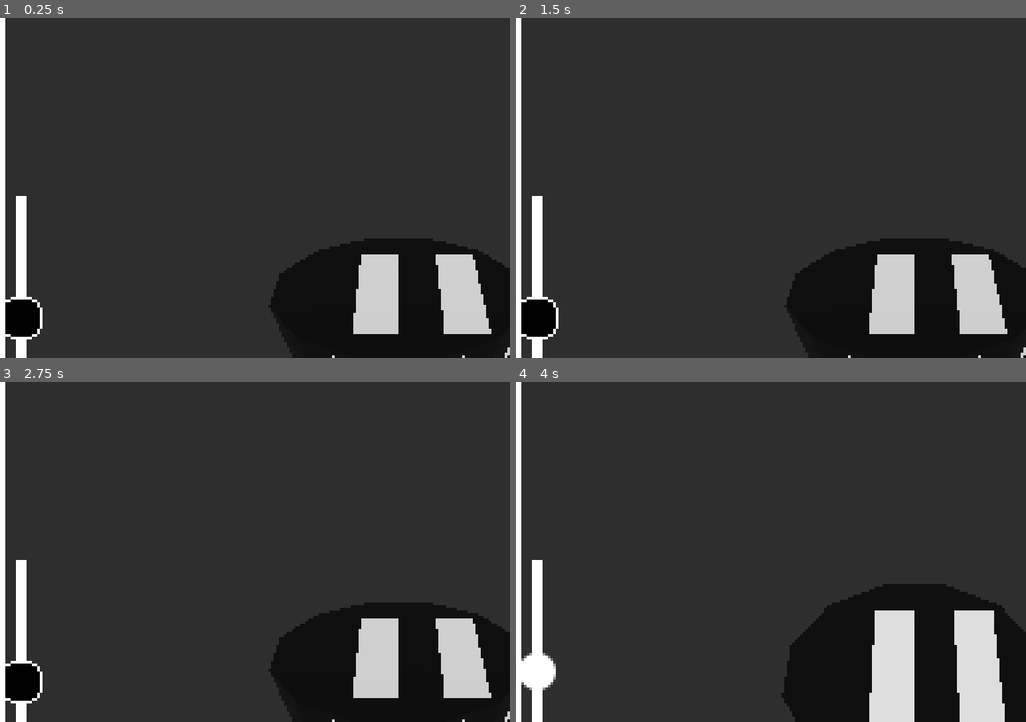
Above: before the commit, frames 1-4 (two rows, left to right).
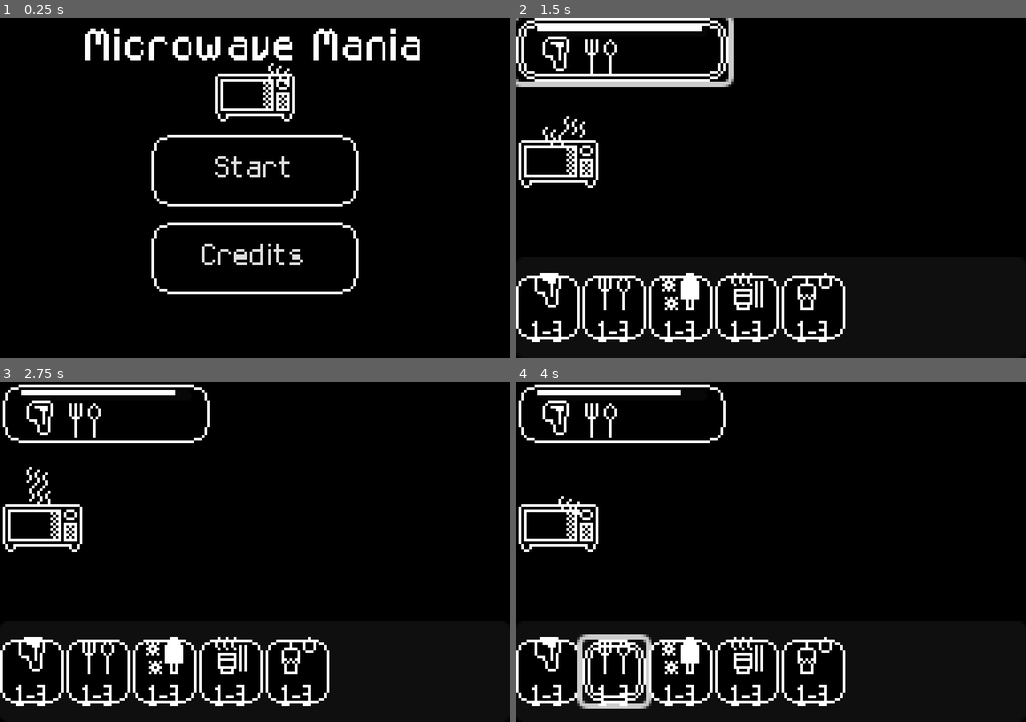
Above: after the commit, the same moments.

Repository: SpntKbrg/microwave-game
Game: Godot game, scene res://scenes/release/main_menu.tscn
Two runs of this game, one before a commit and one after it. Both use one fixed random seed, a clock stepped at 60 frames per second and the inputs below. Before the commit the project starts from res://scenes/game_scene.tscn.
Inputs (mouse positions are in pixels of both pictures, inside the frame that each line leads up to):
- Up to frame 1 (0.25 s): no input
- Up to frame 2 (1.5 s): click (771, 171) at 0.5 s, where only the run after the commit has a clickable "Start"; click (623, 48) at 1.27 s
- Up to frame 3 (2.75 s): click (40, 511) at 2.02 s
- Up to frame 4 (4 s): click (546, 671) at 2.77 s; click (612, 671) at 3.52 s

The runs differ from the first frame. In frame 1, 89% of the frame differs, in the area x 0-100%, y 0-100%; in frame 2, 89%; in frame 3, 89%; in frame 4, 89%.

Commit message:
Fix missing prop

Diff:
--- a/project.godot
+++ b/project.godot
@@ -11,7 +11,7 @@
 [application]
 
 config/name="Microwave Game"
-run/main_scene="uid://b47m3qdh0xkux"
+run/main_scene="uid://cv4burmu0wyyy"
 config/features=PackedStringArray("4.5", "GL Compatibility")
 run/max_fps=60
 config/icon="res://icon.svg"
--- a/scenes/release/real_game_scene.tscn
+++ b/scenes/release/real_game_scene.tscn
@@ -81,10 +81,12 @@
 visible = false
 layout_mode = 1
 
-[node name="GameSystem" type="Node" parent="." node_paths=PackedStringArray("customer_system", "item_factory", "__customer_data_holder", "__customer_button_container")]
+[node name="GameSystem" type="Node" parent="." node_paths=PackedStringArray("customer_system", "item_factory", "microwave_inspect", "input_state_handler", "__customer_data_holder", "__customer_button_container")]
 script = ExtResource("7_e1xsh")
 customer_system = NodePath("CustomerSystem")
 item_factory = NodePath("ItemFactory")
+microwave_inspect = NodePath("../MicrowaveInspect")
+input_state_handler = NodePath("InputStateHandler")
 __customer_data_holder = NodePath("CustomerList")
 __customer_button_container = NodePath("../CustomerRow/CustomerButtonContainer")
 __customer_node_template = ExtResource("8_e38y6")
--- a/scripts/game/scene/game_system.gd
+++ b/scripts/game/scene/game_system.gd
@@ -16,22 +16,20 @@
 @export var __customer_node_template: PackedScene # CustomerUiData
 @export var __customer_button_template: PackedScene # CustomerButton
 
-var __inspect_modal: InspectModal
+@export_category("Data")
+@export var __item_data: Dictionary[UtilType.ItemType, ItemData]
 
 func _ready() -> void:
-	__setup()
 	__subscribe_events()
 	start_game()
 
 
-func __setup() -> void:
-	__inspect_modal = microwave_inspect.get_microwave_ui()
-
-
 func __subscribe_events() -> void:
 	customer_system.on_add_customer.connect(on_event_customer_add)
-	input_state_handler.signal_show_microwave_ui.connect(
-		func (is_showing: bool): __inspect_modal.visible = is_showing
+	input_state_handler.signal_show_microwave_ui.connect(func (is_showing: bool, item_type_id: int):
+		microwave_inspect.visible = is_showing
+		var item = __item_data.get(item_type_id as UtilType.ItemType)
+		microwave_inspect.setup(item)
 	)
 
 func start_game() -> void:
--- a/scripts/input_state_handler.gd
+++ b/scripts/input_state_handler.gd
@@ -12,7 +12,7 @@
 
 
 signal signal_try_give_item_to_customer(microwave_id: int, customer_id: int)
-signal signal_show_microwave_ui(is_showing: bool)
+signal signal_show_microwave_ui(is_showing: bool, item_type_id: int)
 # signal signal_try_command_microwave(item_id: int, command)
 
 func _ready() -> void:
@@ -31,7 +31,7 @@
 func on_select_item(id: int) -> void:
 	__state = SelectionState.ITEM_SELECTED
 	__selected_id = id
-	signal_show_microwave_ui.emit(true)
+	signal_show_microwave_ui.emit(true, __selected_id)
 
 
 func on_submit_microwave_cmd() -> void:
